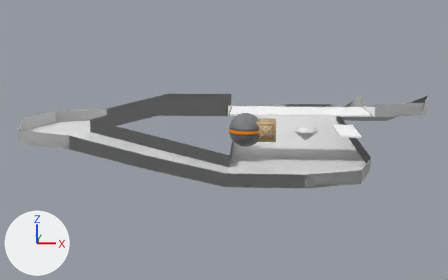
Before and after pictures for a commit that changed the Blender file M3D_SAMPLES/13_Physics/Files/Animations.blend.
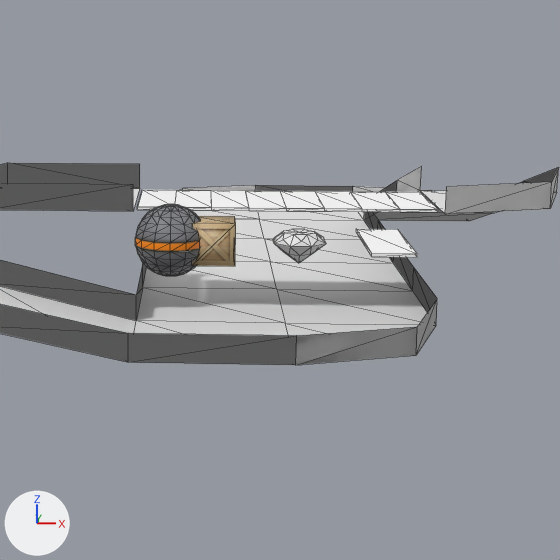
Each version is shown whole from a 50 mm camera at (-2.4, -30.6, 5.9) aimed at (-4.7, 10.8, -2.8), then close up on the part from 37% to 96% of the width and 6% to 100% of the height. Lighting does not change. The marker at lower left points along +X, +Y and +Z. The close-ups show mesh edges as thin lines.
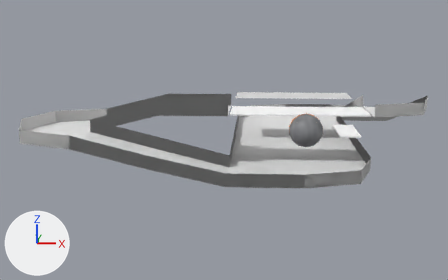
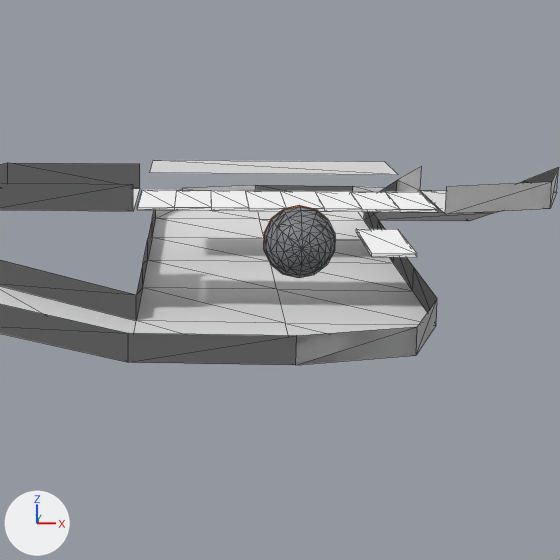
The change, as a list of edits to the scene's bpy script:
```text
Change me_cube:
    where me_cube.from_pydata(...)  # 8 vertices, 12 faces; spans x -1.0..1.0, y -1.0..1.0, z -1.0..1.0
    used by ob_cube; location = (-2.0, 0.0, 0.0); scale = (0.5, 0.5, 0.5)
    me_cube part 1: all faces are now shaded flat (12 of 12 changed)
Add me_mirror:
    me_mirror.from_pydata([(3.93, 0.0, -11.3), (-3.93, 0.0, -14.45), (-3.93, 0.0, -11.3), (3.93, 0.0, -14.45)], [], [(0, 1, 2), (0, 3, 1)])
Change ob_cube_009:
    ob_cube_009.location: (-3.0, 0.0, 0.0) -> (0.0, 0.0, 0.0)
    ob_cube_009.rotation_euler: (0.0, 0.0, 0.0) -> (1.571, 0.0, 0.0)  # degrees (0, 0, 0) -> degrees (90, 0, 0)
Change ob_cube:
    ob_cube.location: (-2.0, 0.0, 0.0) -> (0.0, 0.0, 0.0)
Add ob_mirror:
    ob_mirror = bpy.data.objects.new('mirror', me_mirror)
    ob_mirror.location = (0.0, 0.0, 0.0)
    ob_mirror.rotation_euler = (1.571, 0.0, 0.0)  # degrees (90, 0, 0)
```

What differs and where, as boxes [x1, y1, x2, y2] in the close-ups (560 x 560 px):
'Cube.009', moved, turned: before [135, 204, 200, 276]; after [263, 205, 335, 278]
'mirror', added: after [150, 160, 398, 175]
'Cube', shading changed, moved (not visible afterwards): before [192, 216, 236, 266]
